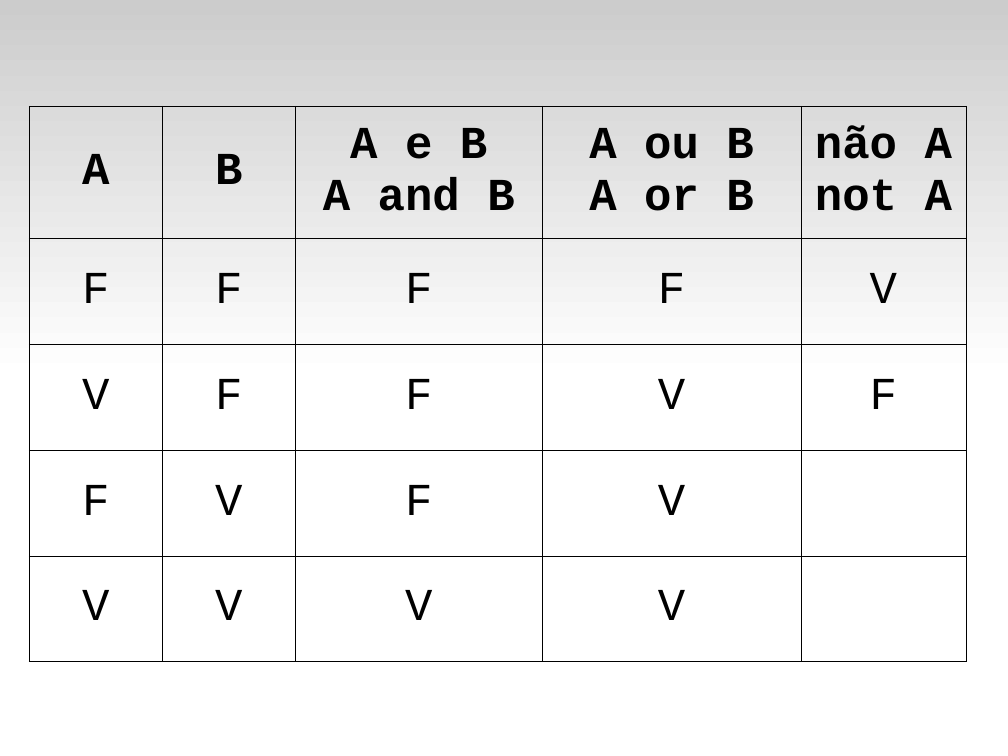
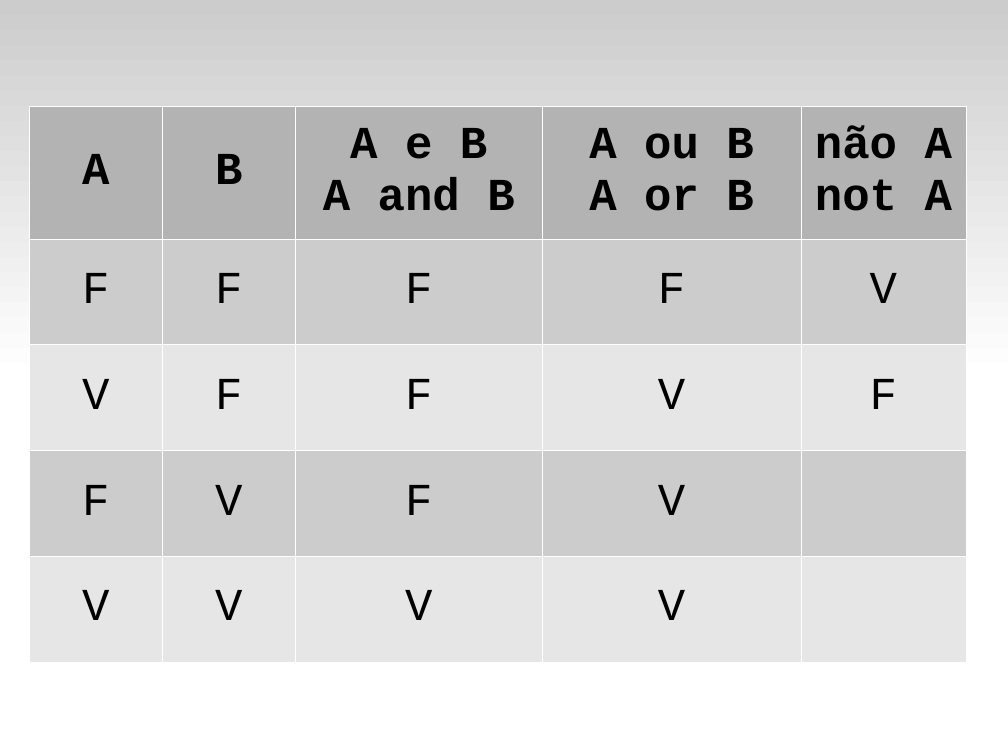
Before and after one commit to fsantanna-uerj/IPD, a slide deck: slide 9 of slides/ipd-04-exps.odp. Drawn at 1008x756 pixels with LibreOffice and Linux fonts; fonts in the diff are those of the drawing. Boxes give left, top, right and bottom in pixels: in the first picture for what was removed or moved away, otherwise in the second. Text is boxed around its words. In the diff, an @@ line names an element or a change of style, - is before the commit and + after.

```diff
--- a/slides/ipd-04-exps.odp
+++ b/slides/ipd-04-exps.odp
@@ table at (29, 106, 967, 661) @@
@@ fill none to #B3B3B3 in row 1 @@
@@ fill none to #CCCCCC in 9 cells @@
@@ fill none to #E6E6E6 in 9 cells @@
@@ borders changed @@
```
Also in this commit, not shown: 2 other files.
